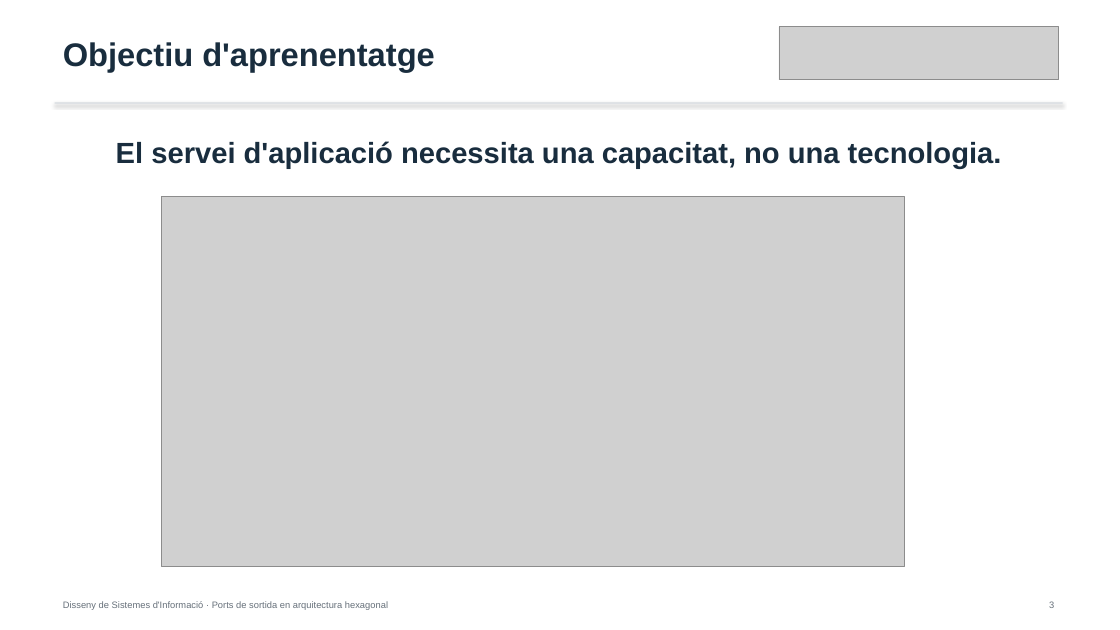
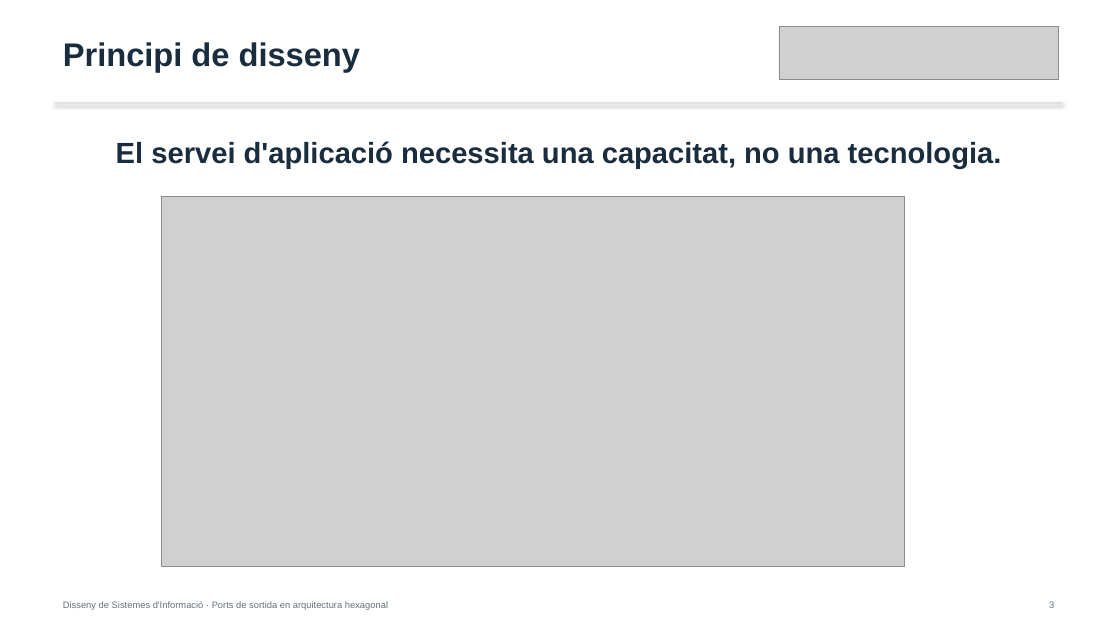
Before and after one commit to alfredorueda/HexaStock, a slide deck: slide 3 of doc/presentations/defensa-placa-permanent-dsi-ports-sortida-hexagonal/output/IMPORTANTE_MANUAL_defensa-dsi-ports-sortida-hexagonal.pptx. Drawn at 1120x630 pixels with LibreOffice and Linux fonts; fonts in the diff are those of the drawing; grey boxes stand for pictures. Boxes give left, top, right and bottom in pixels: in the first picture for what was removed or moved away, otherwise in the second. Text is boxed around its words. In the diff, an @@ line names an element or a change of style, - is before the commit and + after.

```diff
--- a/doc/presentations/defensa-placa-permanent-dsi-ports-sortida-hexagonal/output/IMPORTANTE_MANUAL_defensa-dsi-ports-sortida-hexagonal.pptx
+++ b/doc/presentations/defensa-placa-permanent-dsi-ports-sortida-hexagonal/output/IMPORTANTE_MANUAL_defensa-dsi-ports-sortida-hexagonal.pptx
@@ text at (63,42,361,72): text changed @@
-Objectiu d'aprenentatge
+Principi de disseny
```
Also in this commit, not shown: 2 other slides changed, 2 other files.
